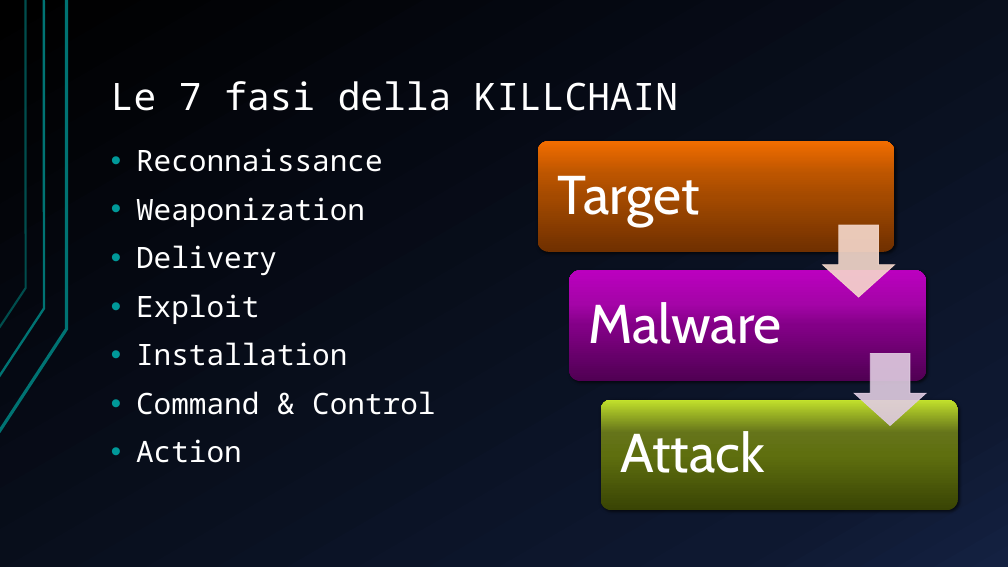
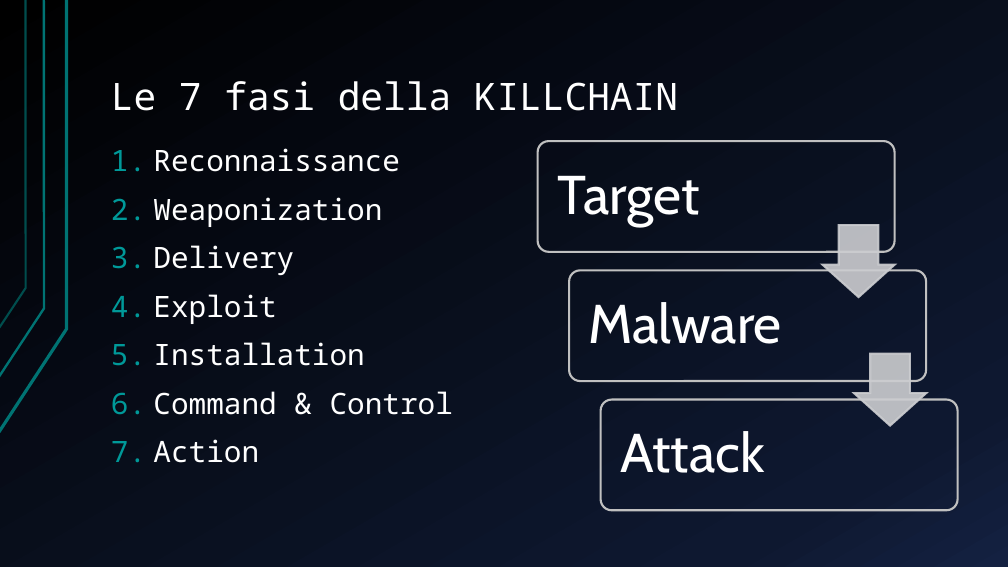
Before and after one commit to espositoandrea/APKBackdoor, a slide deck: slide 2 of Presentazione.pptx. Drawn at 1008x567 pixels with LibreOffice and Linux fonts; fonts in the diff are those of the drawing. Boxes give left, top, right and bottom in pixels: in the first picture for what was removed or moved away, otherwise in the second. Text is boxed around its words. In the diff, an @@ line names an element or a change of style, - is before the commit and + after.

```diff
--- a/Presentazione.pptx
+++ b/Presentazione.pptx
@@ text "Reconnaissance" at [153,148,453,463]: bullet • to 1. @@
@@ rounded rectangle at [538,141,895,253]: fill gradient #703000 to #A44A00 to #BC5500 to #F26D00 to none; outline none to #C0C0C0 2 pt; shadow off @@
@@ down arrow at [823,225,895,297]: fill #F7DACC at 90% opacity to #CCCDD1 at 90% opacity; outline #F7DACC 0.75 pt to #CCCDD1 2 pt @@
@@ rounded rectangle at [569,271,926,382]: fill gradient #520054 to #850088 to #A505A9 to #BC00C0 to none; outline none to #C0C0C0 2 pt; shadow off @@
@@ down arrow at [854,354,926,426]: fill #E0CCE1 at 90% opacity to #CCCDD1 at 90% opacity; outline #E0CCE1 0.75 pt to #CCCDD1 2 pt @@
@@ rounded rectangle at [600,399,957,510]: fill gradient #394404 to #5F6F0F to #65741A to #C4E32D to none; outline none to #C0C0C0 2 pt; shadow off @@
```
Also in this commit, not shown: 7 other slides changed, 3 other files.
